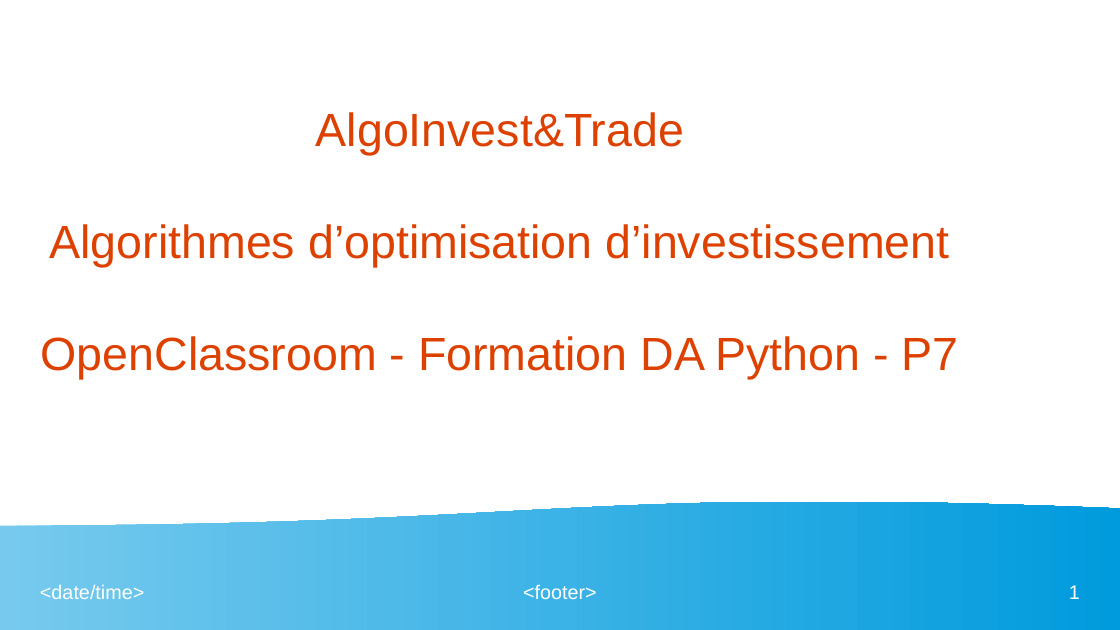
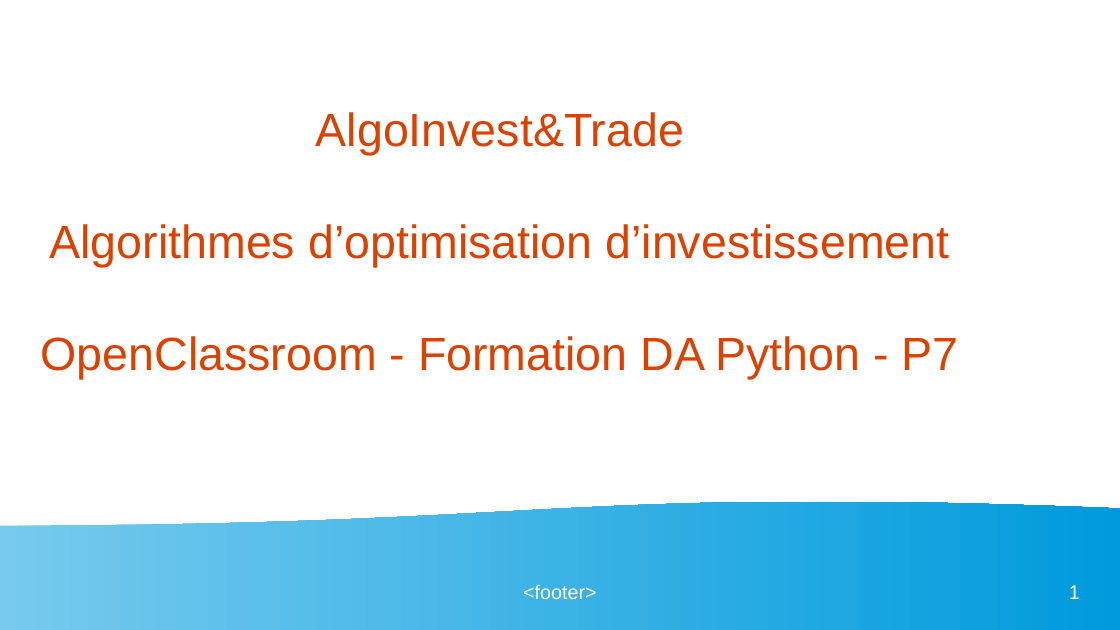
Before and after one commit to YoannDeb/AlgoInvest, a slide deck: slide 1 of Docs/Présentation.odp. Drawn at 1120x630 pixels with LibreOffice and Linux fonts; fonts in the diff are those of the drawing. Boxes give left, top, right and bottom in pixels: in the first picture for what was removed or moved away, otherwise in the second. Text is boxed around its words. In the diff, an @@ line names an element or a change of style, - is before the commit and + after.

```diff
--- a/Docs/Présentation.odp
+++ b/Docs/Présentation.odp
@@ text removed at [40, 584, 144, 599] @@
-<date/time>
```
Also in this commit, not shown: 6 other slides changed, 2 slides added.
